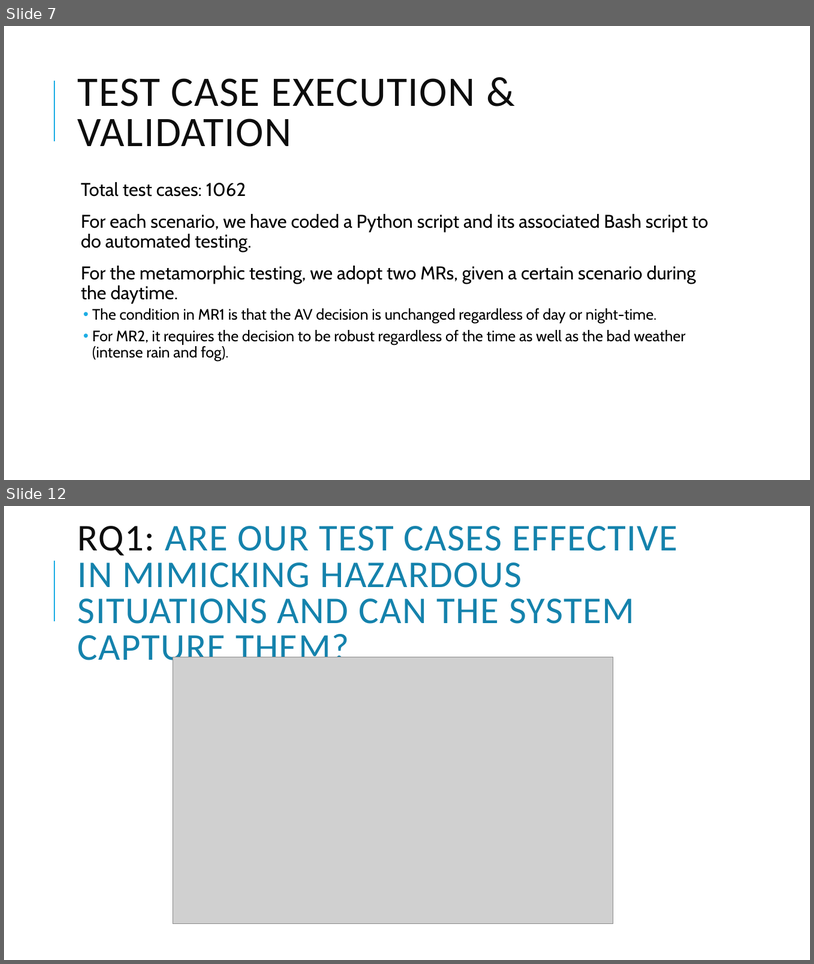
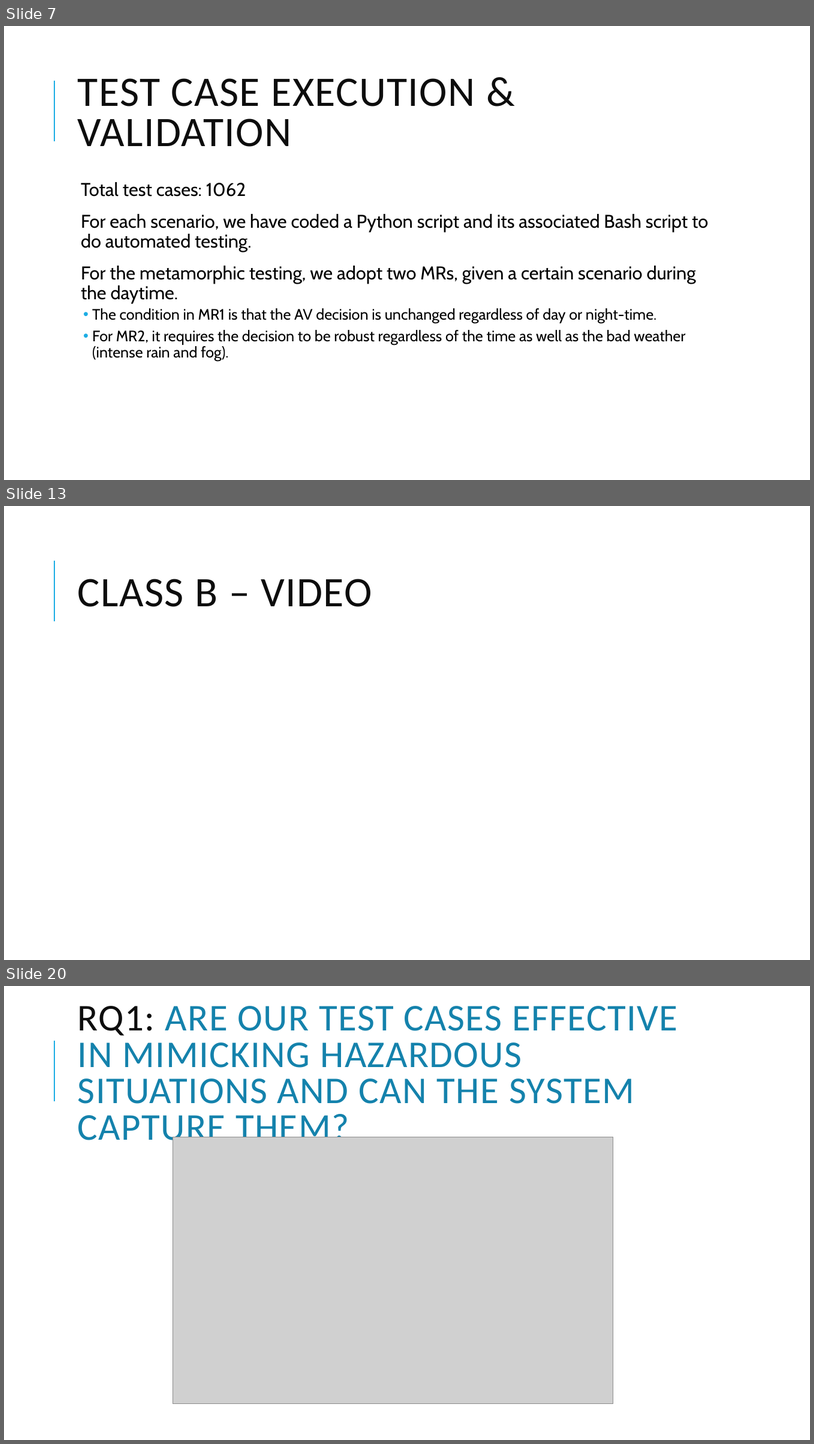
Before and after one commit to Swinburne-AV-Challenge-2021/Deliverable2, a slide deck: presentation/AVTest-Swinburne.pptx. Shown one above the other, each under a label of ours: slides 7 and 12 before the commit, slides 7, 13 and 20 after it; the slides between them are not shown. The pictures are 814x964 and 814x1444 pixels, drawn with LibreOffice and Linux fonts; fonts in the diff are those of the drawing; grey boxes stand for pictures; background and template pictures are left out. Boxes give left, top, right and bottom in pixels: in the first picture for what was removed or moved away, otherwise in the second. Text is boxed around its words. In the diff, an @@ line names an element or a change of style, - is before the commit and + after.

```diff
--- a/presentation/AVTest-Swinburne.pptx
+++ b/presentation/AVTest-Swinburne.pptx
@@ slide 13 added at bbox=[4, 506, 810, 960], background #FFFFFF; not listed: 1 template element that a slide beside it also shows @@
@@ title added at bbox=[78, 579, 372, 607], 50 pt, text #0D0D0D @@
+CLASS B – VIDEO
@@ what was slide 12 is now slide 20 @@
```
Also in this commit, not shown: 8 slides changed, 7 other slides added.
